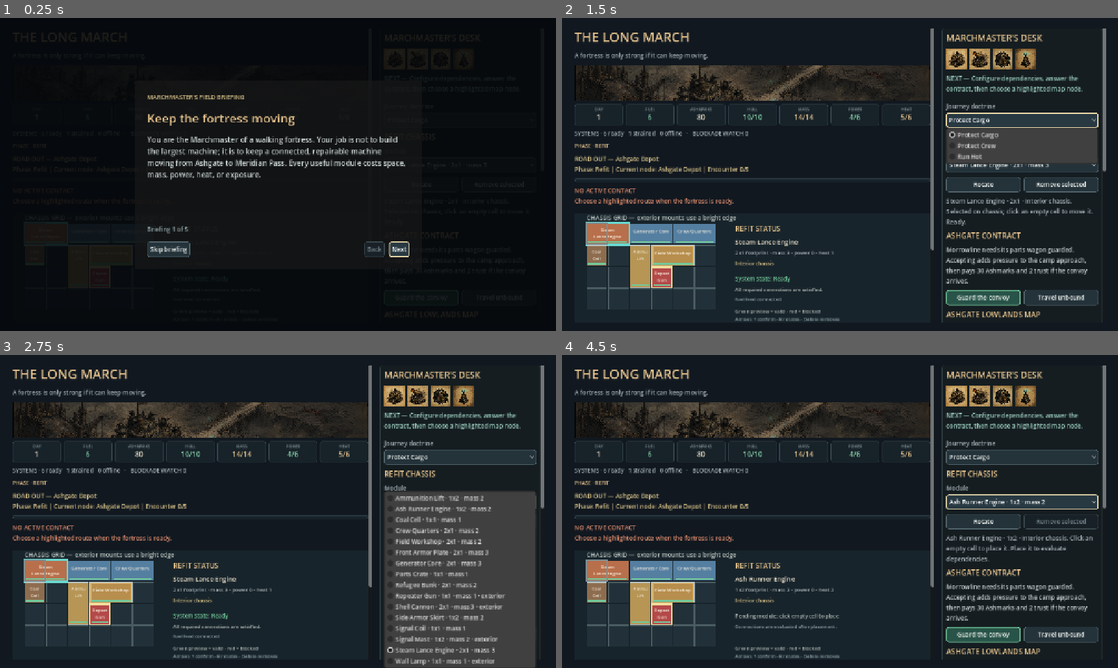
Above: before the commit, frames 1-4 (two rows, left to right).
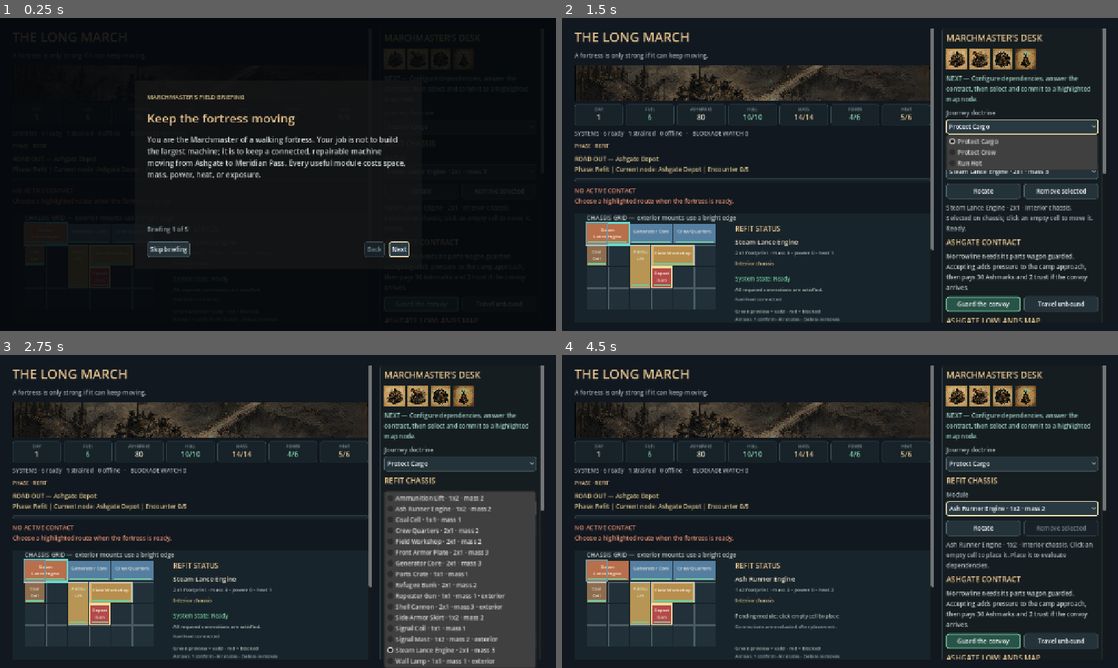
Above: after the commit, the same moments.

Repository: raphaelroshan/the-long-march
Game: Godot game, scene res://scenes/Main.tscn
Two runs of this game, one before a commit and one after it. Both use one fixed random seed, a clock stepped at 60 frames per second and the inputs below.
Inputs (mouse positions are in pixels of both pictures, inside the frame that each line leads up to):
- Up to frame 1 (0.25 s): no input
- Up to frame 2 (1.5 s): click "Skip briefing" at 0.5 s; click "Protect Cargo" at 1.25 s
- Up to frame 3 (2.75 s): click "Steam Lance Engine · 2x1 · ma…" at 2 s
- Up to frame 4 (4.5 s): click "Rotate" at 2.75 s; click (1023, 502) at 3.5 s, where only the run before the commit has a clickable "Coal Cell · 1x1 · mass 1"; click (1023, 508) at 4.25 s, where only the run after the commit has a clickable "Crew Quarters · 2x1 · mass 2"

The runs differ from the first frame. In frame 1, less than 0.1% of the frame differs, in the area x 69-83%, y 68-98%; in frame 2, 8.7%; in frame 3, 2.0%; in frame 4, 9.2%, in the area x 69-98%, y 21-98%.

Commit message:
Add explicit route confirmation

Diff:
--- a/src/ui/campaign_map.gd
+++ b/src/ui/campaign_map.gd
@@ -2,8 +2,9 @@
 extends Control
 
 signal node_selected(node_id: String)
-
-const MAP_SIZE := Vector2(320, 396)
+signal route_committed(node_id: String)
+
+const MAP_SIZE := Vector2(320, 356)
 const NODE_SIZE := Vector2(132, 40)
 const NODE_ORDER := [
 	"ashgate_depot",
@@ -50,7 +51,9 @@
 var outgoing_nodes: Array[String] = []
 var current_previews: Dictionary = {}
 var interaction_is_blocked: bool = false
+var selected_node: String = ""
 var detail_label: Label
+var commit_button: Button
 
 func _init() -> void:
 	custom_minimum_size = MAP_SIZE
@@ -66,6 +69,18 @@
 	detail_label.add_theme_font_size_override("font_size", 11)
 	detail_label.add_theme_color_override("font_color", Color("#c8d1d1"))
 	add_child(detail_label)
+	commit_button = Button.new()
+	commit_button.custom_minimum_size = Vector2(0, 48)
+	commit_button.size_flags_horizontal = Control.SIZE_EXPAND_FILL
+	commit_button.text = "Select a route to continue"
+	commit_button.disabled = true
+	commit_button.focus_mode = Control.FOCUS_ALL
+	commit_button.pressed.connect(_on_commit_pressed)
+	commit_button.add_theme_stylebox_override("normal", _style(Color("#285348"), Color("#73c99b"), 2))
+	commit_button.add_theme_stylebox_override("hover", _style(Color("#32665a"), Color("#8fe2bd"), 2))
+	commit_button.add_theme_stylebox_override("pressed", _style(Color("#1d3c34"), Color("#ffffff"), 2))
+	commit_button.add_theme_stylebox_override("focus", _style(Color("#285348"), Color("#ffffff"), 3))
+	add_child(commit_button)
 
 func _build_node_buttons() -> void:
 	for node_id in NODE_ORDER:
@@ -89,6 +104,11 @@
 	if button == null or button.disabled:
 		return
 	node_selected.emit(node_id)
+
+func _on_commit_pressed() -> void:
+	if selected_node.is_empty() or commit_button.disabled:
+		return
+	route_committed.emit(selected_node)
 
 func _style(fill: Color, border: Color, border_width: int = 2) -> StyleBoxFlat:
 	var style := StyleBoxFlat.new()
@@ -119,6 +139,10 @@
 			fill = Color("#214752")
 			border = Color("#69d8cf")
 			text_color = Color("#e3fffb")
+		"selected":
+			fill = Color("#4b405d")
+			border = Color("#eee2ff")
+			text_color = Color("#ffffff")
 		"closed":
 			fill = Color("#482929")
 			border = Color("#e06f61")
@@ -147,8 +171,8 @@
 
 func _show_node_detail(node_id: String) -> void:
 	var status := status_for(node_id)
-	if status == "available":
-		detail_label.text = _preview_tooltip(current_previews.get(node_id, {}))
+	if status in ["available", "selected"]:
+		detail_label.text = ("SELECTED — " if status == "selected" else "") + _preview_tooltip(current_previews.get(node_id, {}))
 	elif status == "closed":
 		detail_label.text = "%s is closed at Break pressure. Reliable forecasting can reopen it." % String(SHORT_NAMES.get(node_id, node_id))
 	elif status == "blocked":
@@ -167,8 +191,10 @@
 	available_nodes = _to_string_array(view.get("available_nodes", []))
 	closed_nodes = _to_string_array(view.get("closed_nodes", []))
 	outgoing_nodes = _to_string_array(view.get("outgoing_nodes", []))
+	selected_node = String(view.get("selected_node", ""))
 	current_previews = view.get("previews", {}).duplicate(true)
 	var can_depart := bool(view.get("can_depart", false))
+	var show_commit := bool(view.get("show_commit", true))
 	interaction_is_blocked = bool(view.get("interaction_blocked", false))
 	node_statuses.clear()
 	for node_id in NODE_ORDER:
@@ -182,17 +208,21 @@
 			status = "closed"
 		elif interaction_is_blocked and node_id in outgoing_nodes:
 			status = "blocked"
+		elif node_id == selected_node and node_id in available_nodes:
+			status = "selected"
 		elif node_id in available_nodes:
 			status = "available"
 		node_statuses[node_id] = status
 		var state_text := status.capitalize()
 		if status == "available":
 			state_text = String(current_previews.get(node_id, {}).get("visibility", "forecast")).capitalize()
+		elif status == "selected":
+			state_text = "Selected"
 		elif status == "blocked":
 			state_text = "Decision required"
 		button.text = "%s\n%s" % [String(SHORT_NAMES.get(node_id, node_id)), state_text]
-		button.disabled = status != "available" or not can_depart or interaction_is_blocked
-		if status == "available":
+		button.disabled = status not in ["available", "selected"] or not can_depart or interaction_is_blocked
+		if status in ["available", "selected"]:
 			button.tooltip_text = _preview_tooltip(current_previews.get(node_id, {}))
 		elif status == "closed":
 			button.tooltip_text = "Closed by Break pressure. Reliable forecasting can reopen this road."
@@ -205,9 +235,19 @@
 		else:
 			button.tooltip_text = "This node is visible on the regional chart but is not yet reachable."
 		_apply_button_style(button, status)
-	if not available_nodes.is_empty():
+	commit_button.visible = show_commit and not interaction_is_blocked
+	commit_button.disabled = selected_node.is_empty() or selected_node not in available_nodes or not can_depart or interaction_is_blocked
+	if not selected_node.is_empty() and selected_node in available_nodes:
+		var selected_preview: Dictionary = current_previews.get(selected_node, {})
+		commit_button.text = "COMMIT · %s\n%d day(s) · %d fuel · %.0f%% risk · pressure +%d" % [String(SHORT_NAMES.get(selected_node, selected_node)), int(selected_preview.get("days", 0)), int(selected_preview.get("fuel", 0)), float(selected_preview.get("risk", 0.0)) * 100.0, int(selected_preview.get("pressure_gain", 0))]
+		commit_button.tooltip_text = "Pay the displayed route costs and begin this encounter."
+		_show_node_detail(selected_node)
+	elif not available_nodes.is_empty():
+		commit_button.text = "Select a route to continue"
+		commit_button.tooltip_text = "Choose one of the cyan route nodes before committing."
 		_show_node_detail(available_nodes[0])
 	elif not current_node.is_empty():
+		commit_button.text = "No route selected"
 		_show_node_detail(current_node)
 	queue_redraw()
 
@@ -249,10 +289,13 @@
 				color = Color("#e06f61")
 				width = 3.0
 			elif source == current_node and target in available_nodes:
-				color = Color("#69d8cf")
-				width = 3.0
+				if target == selected_node:
+					color = Color("#eee2ff")
+					width = 4.0
+				else:
+					color = Color("#69d8cf")
+					width = 3.0
 			elif source == current_node and target in outgoing_nodes:
 				color = Color("#d8a650")
 				width = 3.0
 			draw_line(_node_center(source), _node_center(target), color, width, true)
-	draw_string(ThemeDB.fallback_font, Vector2(10, 378), "GOLD current · GREEN secured · CYAN available · RED closed", HORIZONTAL_ALIGNMENT_CENTER, 300, 9, Color("#8f9da1"))
--- a/src/ui/main.gd
+++ b/src/ui/main.gd
@@ -72,6 +72,8 @@
 var campaign_path_label: Label
 var campaign_map: CampaignMapView
 var campaign_node_buttons: Array[Button] = []
+var campaign_commit_button: Button
+var selected_campaign_node_id: String = ""
 var contract_title: Label
 var contract_label: Label
 var contract_accept_button: Button
@@ -198,6 +200,7 @@
 	state.place_module("repeater_gun", Vector2i(3, 2), true)
 	state.seed_starter_inventory()
 	state.start_campaign()
+	selected_campaign_node_id = ""
 	selected_module_cell = Vector2i(-1, -1)
 	placement_rotated = false
 	result_recorded = false
@@ -460,7 +463,12 @@
 	controls.add_child(campaign_path_label)
 	campaign_map = CampaignMapView.new()
 	campaign_map.node_selected.connect(_on_campaign_node_selected)
+	campaign_map.route_committed.connect(_on_campaign_route_committed)
 	campaign_node_buttons = campaign_map.node_buttons
+	campaign_commit_button = campaign_map.commit_button
+	campaign_map.remove_child(campaign_commit_button)
+	controls.add_child(campaign_commit_button)
+	controls.move_child(campaign_commit_button, doctrine_group.get_index() + 1)
 
 	campaign_event_title = Label.new()
 	campaign_event_title.add_theme_font_size_override("font_size", 17)
@@ -762,6 +770,15 @@
 	elif onboarding_overlay.visible:
 		_finish_onboarding(true)
 		get_viewport().set_input_as_handled()
+	elif not selected_campaign_node_id.is_empty():
+		var previous_selection := selected_campaign_node_id
+		selected_campaign_node_id = ""
+		_set_event("Route selection cleared. Choose another road when ready.")
+		_refresh_ui()
+		var previous_button := campaign_map.button_for(previous_selection) as Button
+		if previous_button != null and not previous_button.disabled:
+			previous_button.grab_focus()
+		get_viewport().set_input_as_handled()
 
 func _journal_event(event_id: String, properties: Dictionary = {}) -> void:
 	if journal != null:
@@ -823,9 +840,23 @@
 func _on_campaign_node_selected(node_id: String) -> void:
 	if node_id.is_empty():
 		return
+	if node_id not in state.campaign_available_nodes():
+		_set_event("That route is not currently available.")
+		return
+	selected_campaign_node_id = node_id
+	var preview := state.campaign_node_preview(node_id, _selected_id(doctrine_option))
+	_set_event("Route selected: %s. Review its costs and forecast, then commit when ready." % String(preview.get("name", node_id)))
+	_refresh_ui()
+	campaign_commit_button.grab_focus()
+
+func _on_campaign_route_committed(node_id: String) -> void:
+	if node_id.is_empty() or node_id != selected_campaign_node_id:
+		_set_event("Select a route before committing the fortress.")
+		return
 	var doctrine := _selected_id(doctrine_option)
 	var result := state.begin_campaign_route(node_id, doctrine)
 	if bool(result.get("ok", false)):
+		selected_campaign_node_id = ""
 		_set_event("Departed for %s. Forecast: %s." % [String(LongMarchState.CAMPAIGN_NODES[node_id].name), ", ".join(result.get("forecast", {}).get("threats", []))])
 		_journal_event("campaign_node_started", {"node": node_id, "doctrine": doctrine, "pressure": state.campaign_pressure})
 	else:
@@ -1056,6 +1087,7 @@
 		_set_event("Load failed: %s." % String(result.get("reason", "unknown")))
 		return
 	state = restored
+	selected_campaign_node_id = ""
 	selected_module_cell = Vector2i(-1, -1)
 	if not state.modules.is_empty():
 		selected_module_id = String(state.modules[0].get("id", selected_module_id))
@@ -1095,6 +1127,8 @@
 	contract_label.text = "Morrowline needs its parts wagon guarded. Accepting adds pressure to the camp approach, then pays 30 Ashmarks and 2 trust if the convoy arrives."
 
 	var options := state.campaign_available_nodes()
+	if selected_campaign_node_id not in options or contract_offered or not state.campaign_event_pending.is_empty():
+		selected_campaign_node_id = ""
 	var state_summary := state.summary()
 	var movement_ready := state.operational("steam_lance_engine") or state.operational("ash_runner_engine")
 	var phase_can_depart := movement_ready
@@ -1119,8 +1153,10 @@
 		"available_nodes": options,
 		"closed_nodes": closed_nodes,
 		"outgoing_nodes": outgoing_nodes,
+		"selected_node": selected_campaign_node_id,
 		"previews": previews,
 		"can_depart": phase_can_depart,
+		"show_commit": state.campaign_active and planning_phase,
 		"interaction_blocked": contract_offered or not state.campaign_event_pending.is_empty()
 	})
 
@@ -1182,9 +1218,9 @@
 	asset_row.visible = state.phase in ["refit", "battle", "final_battle"]
 	match state.phase:
 		"refit":
-			guidance_label.text = "NEXT — Configure dependencies, answer the contract, then choose a highlighted map node."
+			guidance_label.text = "NEXT — Configure dependencies, answer the contract, then select and commit to a highlighted map node."
 		"map":
-			guidance_label.text = "NEXT — Resolve any local decision, then compare and choose a cyan map node."
+			guidance_label.text = "NEXT — Resolve any local decision, select a cyan map node, review it, then commit."
 		"battle", "final_battle":
 			guidance_label.text = "NEXT — Advance one step, read each target and causal line, then spend at most one emergency order."
 		"settlement":
@@ -1231,8 +1267,11 @@
 			route_preview_label.text = "A local decision blocks departure. Resolve it before choosing the next road."
 		elif state.guard_contract_status == "offered":
 			route_preview_label.text = "The first map branches are visible after the Ashgate contract is answered."
+		elif not selected_campaign_node_id.is_empty():
+			var selected_preview := state.campaign_node_preview(selected_campaign_node_id, _selected_id(doctrine_option))
+			route_preview_label.text = "Selected %s — %d day(s), %d fuel, %.0f%% risk, pressure +%d. Commit on the map when ready." % [String(selected_preview.get("name", selected_campaign_node_id)), int(selected_preview.get("days", 0)), int(selected_preview.get("fuel", 0)), float(selected_preview.get("risk", 0.0)) * 100.0, int(selected_preview.get("pressure_gain", 0))]
 		else:
-			route_preview_label.text = "Choose a forward node. Signal readiness and Iven Pell improve how much of each route is revealed."
+			route_preview_label.text = "Select a forward node to review it. Signal readiness and Iven Pell improve how much each route reveals."
 	elif state.phase == "refit":
 		var departure := state.route_preview(_selected_id(route_option), _selected_id(doctrine_option))
 		if bool(departure.get("ok", false)):
--- a/tests/test_prototype_flow.gd
+++ b/tests/test_prototype_flow.gd
@@ -17,6 +17,11 @@
 			if button.disabled:
 				return
 			button.pressed.emit()
+			await process_frame
+			_expect(game.selected_campaign_node_id == node_id and game.state.phase in ["refit", "map", "settlement"], "selecting a map node should wait for explicit route confirmation: " + node_id)
+			_expect(not game.campaign_map.commit_button.disabled, "selected route should enable the commit control: " + node_id)
+			_expect(game.campaign_map.commit_button.has_focus(), "route selection should move keyboard or controller focus to confirmation")
+			game.campaign_map.commit_button.pressed.emit()
 			await process_frame
 			return
 	_expect(false, "campaign node button should be available: " + node_id)
Not shown, changed: README.md
Not shown, changed: design/ashgate_lowlands_alpha.md
Not shown, changed: docs/decision_log.md
